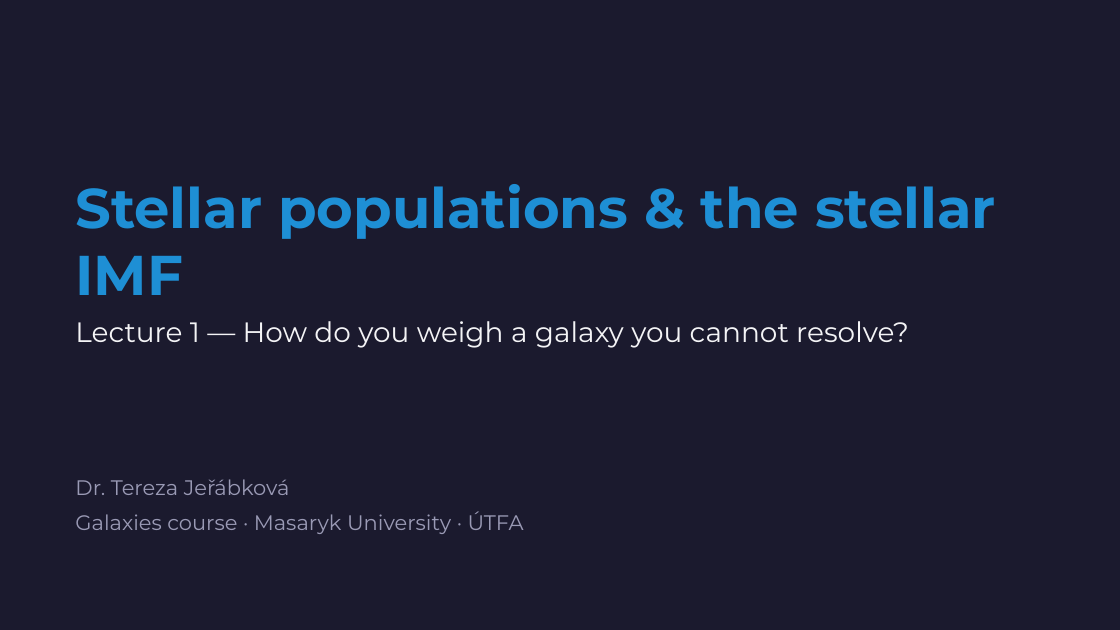
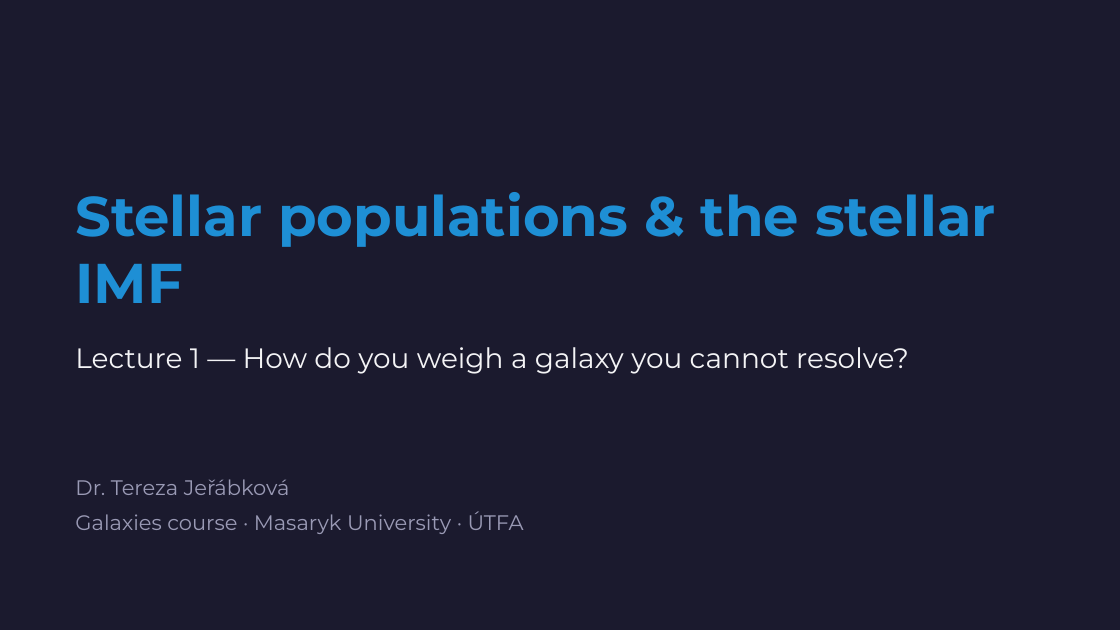
Before and after one commit to Azeret/stellar-populations-lectures, a slide deck: slide 1 of slides/lecture1_stellar_populations_IMF.pptx. Drawn at 1120x630 pixels with LibreOffice and Linux fonts; fonts in the diff are those of the drawing. Boxes give left, top, right and bottom in pixels: in the first picture for what was removed or moved away, otherwise in the second. Text is boxed around its words. In the diff, an @@ line names an element or a change of style, - is before the commit and + after.

```diff
--- a/slides/lecture1_stellar_populations_IMF.pptx
+++ b/slides/lecture1_stellar_populations_IMF.pptx
@@ text "Stellar populations & the stellar ...": place and size @@
-text "Stellar populations & the stellar ..." at [75,184,996,295]
+text "Stellar populations & the stellar ..." at [75,192,996,303]
@@ text "Stellar populations & the stellar ..." at [75,192,996,303]: vertical alignment top to bottom @@
@@ text "Lecture 1 — How do ...": place and size @@
-text "Lecture 1 — How do ..." at [75,321,909,348]
+text "Lecture 1 — How do ..." at [75,347,909,374]
```
Also in this commit, not shown: 11 other slides changed, 5 other files.
